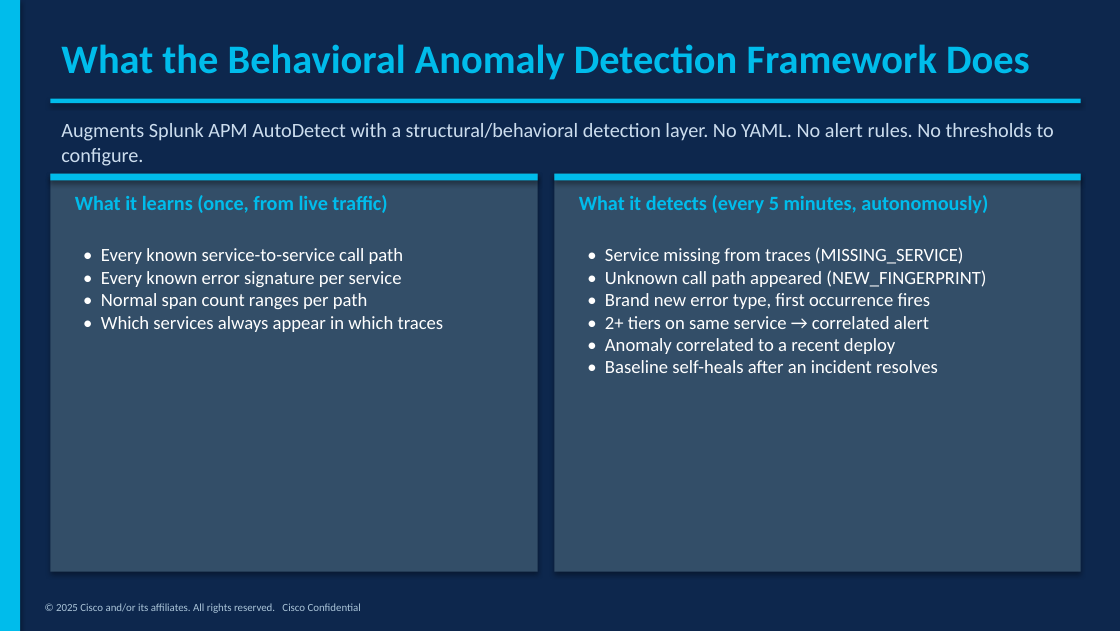
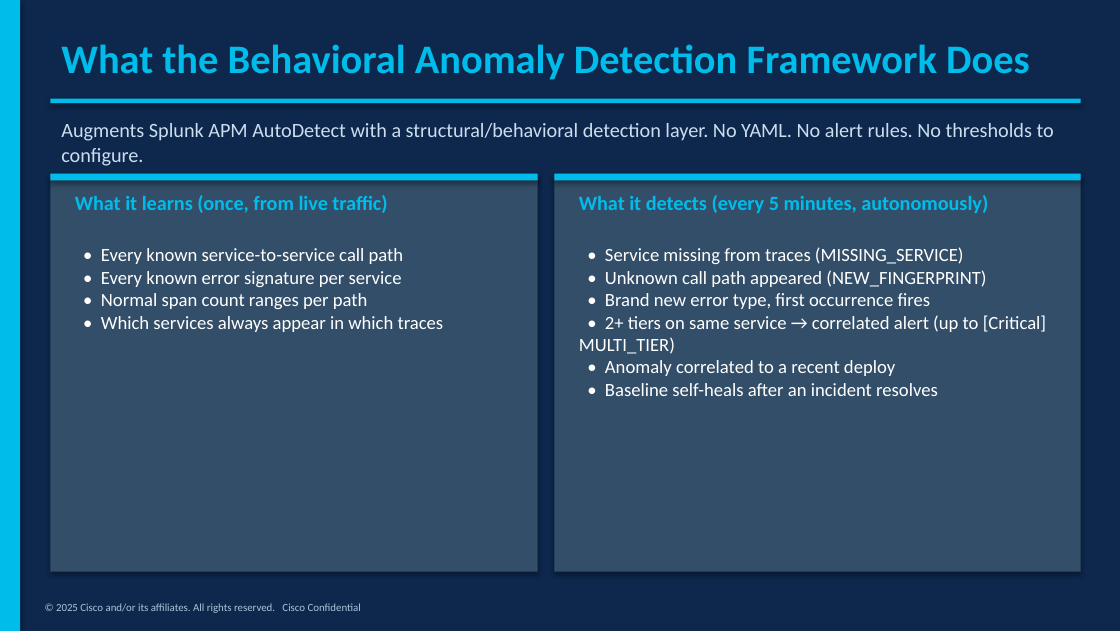
Before and after one commit to mqbui1/o11y-behaviorbaseline, a slide deck: slide 4 of Behavioral_Baseline_Deck.pptx. Drawn at 1120x631 pixels with LibreOffice and Linux fonts; fonts in the diff are those of the drawing. Boxes give left, top, right and bottom in pixels: in the first picture for what was removed or moved away, otherwise in the second. Text is boxed around its words. In the diff, an @@ line names an element or a change of style, - is before the commit and + after.

```diff
--- a/Behavioral_Baseline_Deck.pptx
+++ b/Behavioral_Baseline_Deck.pptx
@@ text at [579,315,1046,354]: text changed @@
-• 2+ tiers on same service → correlated alert
+• 2+ tiers on same service → correlated alert (up to [Critical] MULTI_TIER)
```
Also in this commit, not shown: 4 other slides changed, 1 other file.
